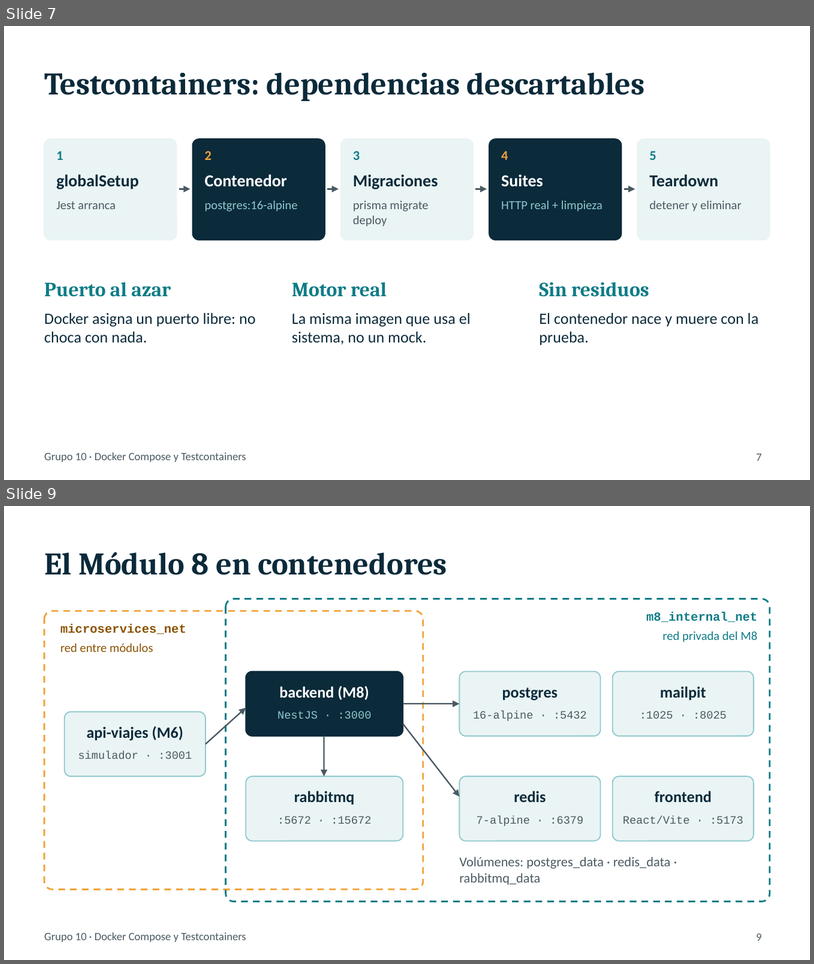
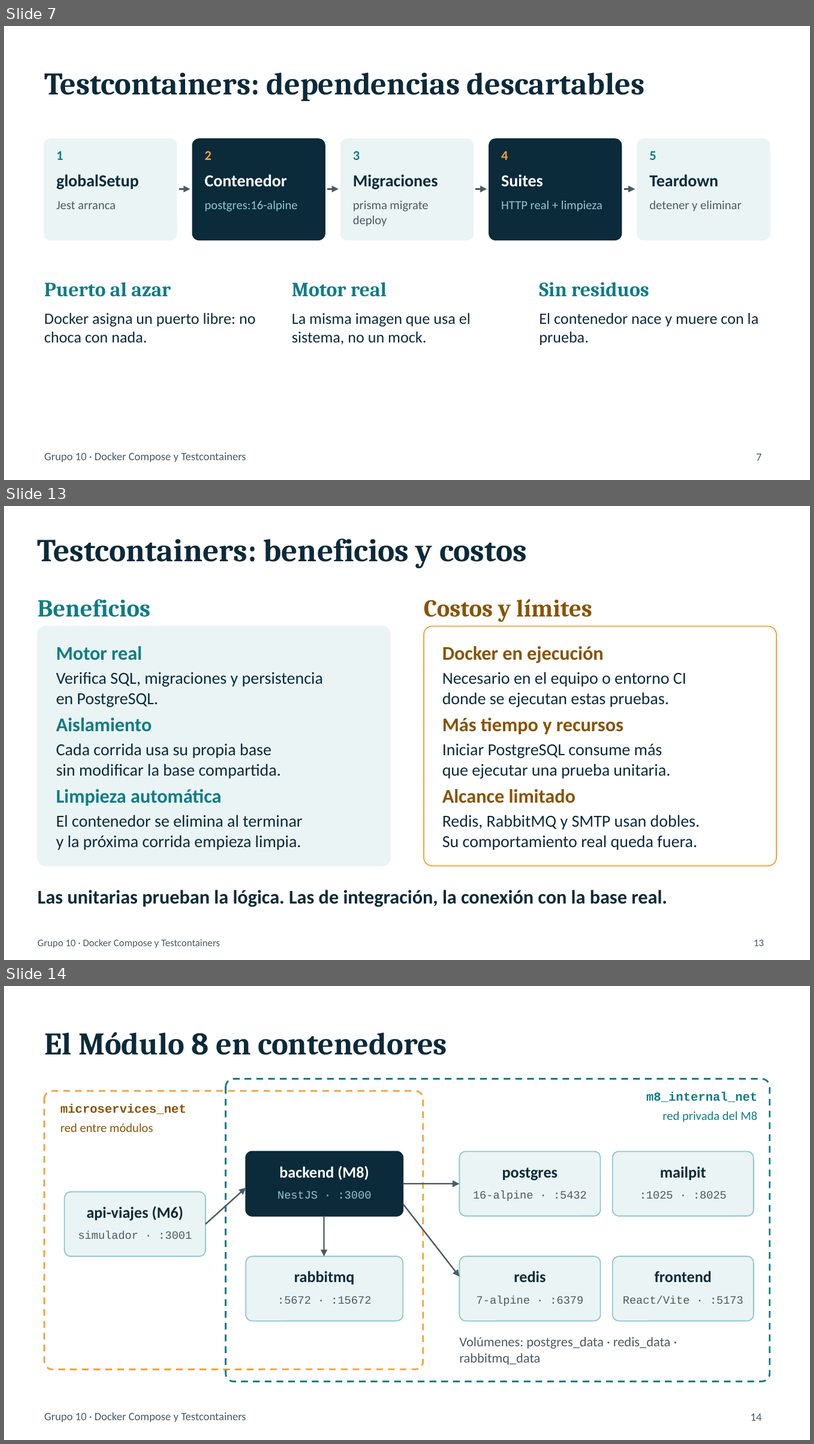
Before and after one commit to FRRe-DS/2026-10-TPI, a slide deck: TrabajoInvestigacion/Presentacion-Docker-Compose-Testcontainers-G10-con-codigo.pptx. Shown one above the other, each under a label of ours: slides 7 and 9 before the commit, slides 7, 13 and 14 after it; the slides between them are not shown. The pictures are 814x964 and 814x1444 pixels, drawn with LibreOffice and Linux fonts; fonts in the diff are those of the drawing. Boxes give left, top, right and bottom in pixels: in the first picture for what was removed or moved away, otherwise in the second. Text is boxed around its words. In the diff, an @@ line names an element or a change of style, - is before the commit and + after.

```diff
--- a/TrabajoInvestigacion/Presentacion-Docker-Compose-Testcontainers-G10-con-codigo.pptx
+++ b/TrabajoInvestigacion/Presentacion-Docker-Compose-Testcontainers-G10-con-codigo.pptx
@@ slide 13 added at <box>4,506,810,960</box>, background #FFFFFF @@
@@ text added at <box>38,538,527,568</box>, 28.5 pt, text #0B2A3A, bold @@
+Testcontainers: beneficios y costos
@@ text added at <box>38,599,150,617</box>, 21.8 pt, text #0E7C86, bold @@
+Beneficios
@@ text added at <box>424,599,593,622</box>, 21.8 pt, text #8A5200, bold @@
+Costos y límites
@@ rounded rectangle added at <box>38,626,391,865</box>, fill #EAF4F4, outline #EAF4F4 0.98 pt @@
@@ rounded rectangle added at <box>424,626,777,865</box>, fill #FFFFFF, outline #F2A33A 0.98 pt @@
@@ text added at <box>56,646,142,660</box>, 17.2 pt, text #0E7C86, bold @@
+Motor real
@@ text added at <box>443,646,603,663</box>, 17.2 pt, text #8A5200, bold @@
+Docker en ejecución
@@ text added at <box>56,672,323,707</box>, 15 pt, text #0B2A3A @@
+Verifica SQL, migraciones y persistencia
+en PostgreSQL.
@@ text added at <box>443,672,687,707</box>, 15 pt, text #0B2A3A @@
+Necesario en el equipo o entorno CI
+donde se ejecutan estas pruebas.
@@ text added at <box>56,717,152,732</box>, 17.2 pt, text #0E7C86, bold @@
+Aislamiento
@@ text added at <box>443,717,624,734</box>, 17.2 pt, text #8A5200, bold @@
+Más tiempo y recursos
@@ text added at <box>56,743,281,778</box>, 15 pt, text #0B2A3A @@
+Cada corrida usa su propia base
+sin modificar la base compartida.
@@ text added at <box>443,743,671,778</box>, 15 pt, text #0B2A3A @@
+Iniciar PostgreSQL consume más
+que ejecutar una prueba unitaria.
@@ text added at <box>56,789,221,805</box>, 17.2 pt, text #0E7C86, bold @@
+Limpieza automática
@@ text added at <box>443,789,576,803</box>, 17.2 pt, text #8A5200, bold @@
+Alcance limitado
@@ text added at <box>56,814,302,850</box>, 15 pt, text #0B2A3A @@
+El contenedor se elimina al terminar
+y la próxima corrida empieza limpia.
@@ text added at <box>443,814,700,850</box>, 15 pt, text #0B2A3A @@
+Redis, RabbitMQ y SMTP usan dobles.
+Su comportamiento real queda fuera.
@@ text added at <box>38,889,668,907</box>, 17.2 pt, text #0B2A3A, bold @@
+Las unitarias prueban la lógica. Las de integración, la conexión con la base real.
@@ text added at <box>38,939,220,948</box>, 9 pt, text #4A5A63 @@
+Grupo 10 · Docker Compose y Testcontainers
@@ text added at <box>754,939,764,946</box>, 9 pt, text #4A5A63 @@
+13
@@ what was slide 9 is now slide 14 @@
@@ page number at <box>751,1413,762,1420</box>: text changed @@
-9
+14
```
Also in this commit, not shown: 5 other slides added, 1 slide removed.
